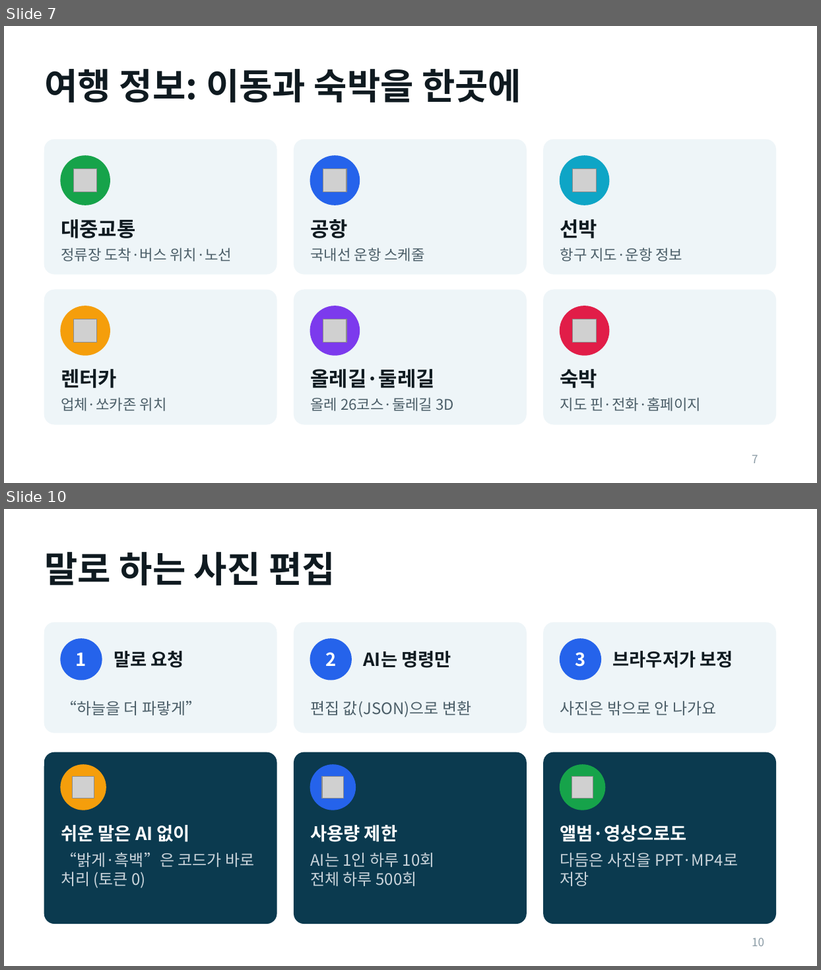
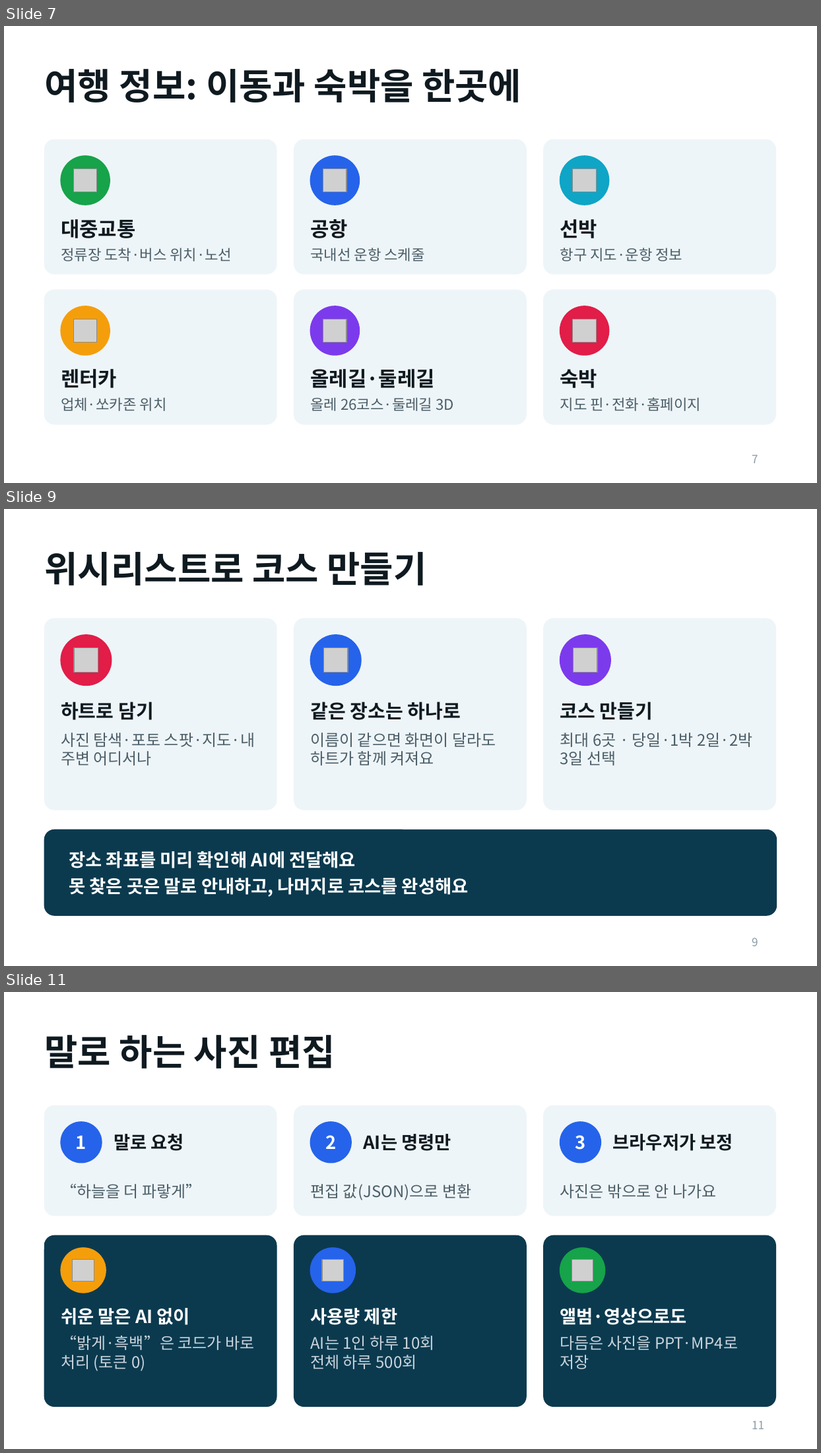
Before and after one commit to Yanghj3119/JNUproject, a slide deck: docs/제주픽-발표-확장판.pptx. Shown one above the other, each under a label of ours: slides 7 and 10 before the commit, slides 7, 9 and 11 after it; the slides between them are not shown. The pictures are 821x970 and 821x1453 pixels, drawn with LibreOffice and Linux fonts; fonts in the diff are those of the drawing; grey boxes stand for pictures. Boxes give left, top, right and bottom in pixels: in the first picture for what was removed or moved away, otherwise in the second. Text is boxed around its words. In the diff, an @@ line names an element or a change of style, - is before the commit and + after.

```diff
--- a/docs/제주픽-발표-확장판.pptx
+++ b/docs/제주픽-발표-확장판.pptx
@@ slide 9 added at bbox=[4, 509, 817, 966], background #FFFFFF @@
@@ title added at bbox=[45, 552, 427, 586], 32 pt, text #0F1A20, bold @@
+위시리스트로 코스 만들기
@@ rounded rectangle added at bbox=[45, 619, 277, 810], fill #EEF5F8, outline #EEF5F8 1 pt @@
@@ rounded rectangle added at bbox=[294, 619, 526, 810], fill #EEF5F8, outline #EEF5F8 1 pt @@
@@ rounded rectangle added at bbox=[544, 619, 776, 810], fill #EEF5F8, outline #EEF5F8 1 pt @@
@@ ellipse added at bbox=[61, 635, 112, 685], fill #E11D48, outline #E11D48 1 pt @@
@@ ellipse added at bbox=[310, 635, 361, 685], fill #2563EB, outline #2563EB 1 pt @@
@@ ellipse added at bbox=[560, 635, 611, 685], fill #7C3AED, outline #7C3AED 1 pt @@
@@ picture added at bbox=[74, 648, 98, 673] @@
@@ picture added at bbox=[323, 648, 348, 673] @@
@@ picture added at bbox=[573, 648, 597, 673] @@
@@ text added at bbox=[61, 702, 154, 720], 17 pt, text #0F1A20, bold @@
+하트로 담기
@@ text added at bbox=[310, 702, 461, 720], 17 pt, text #0F1A20, bold @@
+같은 장소는 하나로
@@ text added at bbox=[560, 702, 653, 720], 17 pt, text #0F1A20, bold @@
+코스 만들기
@@ text added at bbox=[61, 733, 255, 766], 14 pt, text #4B5E68 @@
+사진 탐색·포토 스팟·지도·내 주변 어디서나
@@ text added at bbox=[310, 733, 496, 766], 14 pt, text #4B5E68 @@
+이름이 같으면 화면이 달라도 하트가 함께 켜져요
@@ text added at bbox=[560, 733, 752, 766], 14 pt, text #4B5E68 @@
+최대 6곳 · 당일·1박 2일·2박 3일 선택
@@ rounded rectangle added at bbox=[45, 830, 776, 916], fill #0B3A4F, outline #0B3A4F 1 pt @@
@@ text added at bbox=[69, 852, 469, 897], 16 pt, text #FFFFFF, bold @@
+장소 좌표를 미리 확인해 AI에 전달해요
+못 찾은 곳은 말로 안내하고, 나머지로 코스를 완성해요
@@ page number added at bbox=[752, 938, 758, 947], 10 pt, text #8A9BA5 @@
+9
@@ what was slide 10 is now slide 11 @@
@@ page number at bbox=[752, 1421, 764, 1430]: text changed @@
-10
+11
```
Also in this commit, not shown: 5 slides changed, 4 other files.
